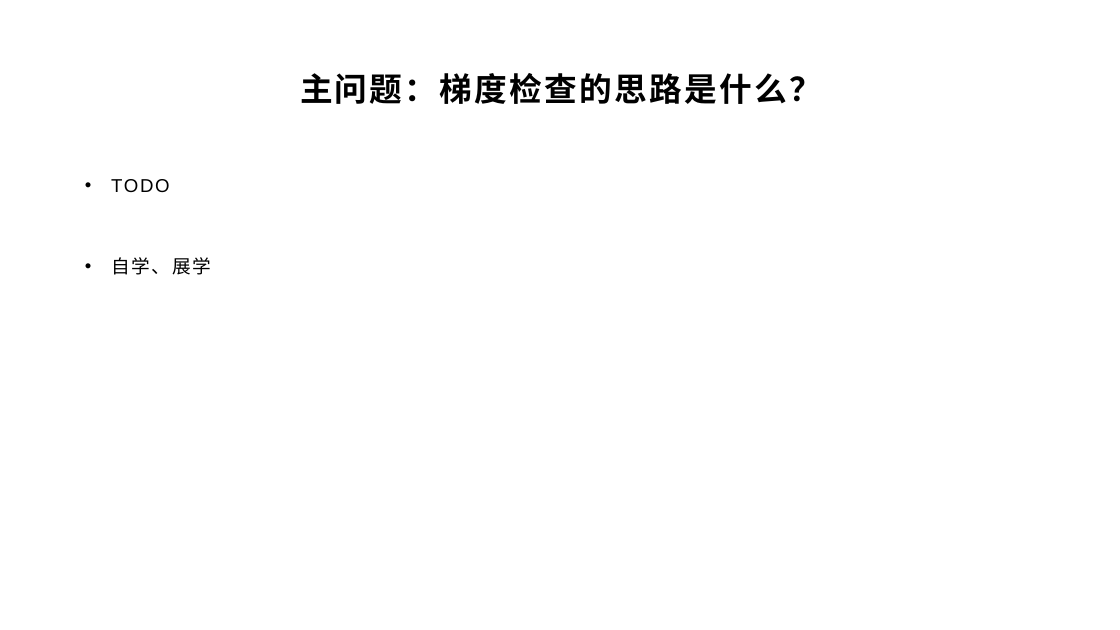
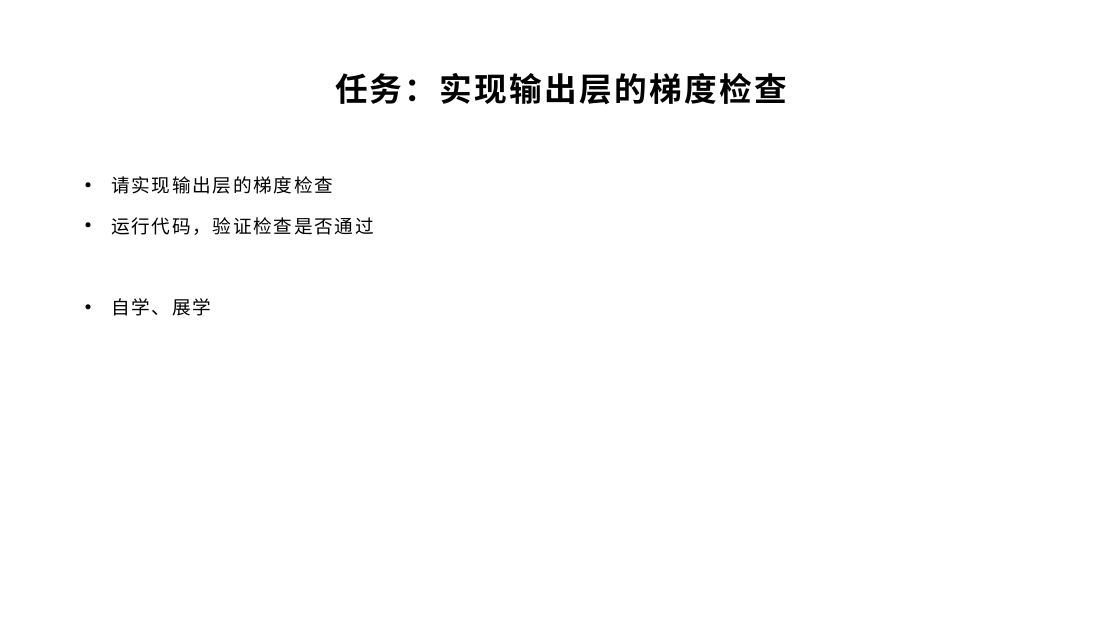
Before and after one commit to yyc-git/DeepLearningEdu, a slide deck: slide 17 of lessons/4_gradient_check/ppt/全连接层的梯度检查.pptx (slide 16 before the commit). Drawn at 1120x630 pixels with LibreOffice and Linux fonts; fonts in the diff are those of the drawing; background and template pictures are left out. Boxes give left, top, right and bottom in pixels: in the first picture for what was removed or moved away, otherwise in the second. Text is boxed around its words. In the diff, an @@ line names an element or a change of style, - is before the commit and + after.

```diff
--- a/lessons/4_gradient_check/ppt/全连接层的梯度检查.pptx
+++ b/lessons/4_gradient_check/ppt/全连接层的梯度检查.pptx
@@ title at bbox=[335, 73, 787, 104]: text changed @@
-主问题：梯度检查的思路是什么？
+任务：实现输出层的梯度检查
@@ text at bbox=[111, 176, 374, 235]: text changed @@
-• TODO
+• 请实现输出层的梯度检查
+• 运行代码，验证检查是否通过
```
Also in this commit, not shown: 5 other slides changed, 4 slides added, 1 slide removed, 1 other file.
